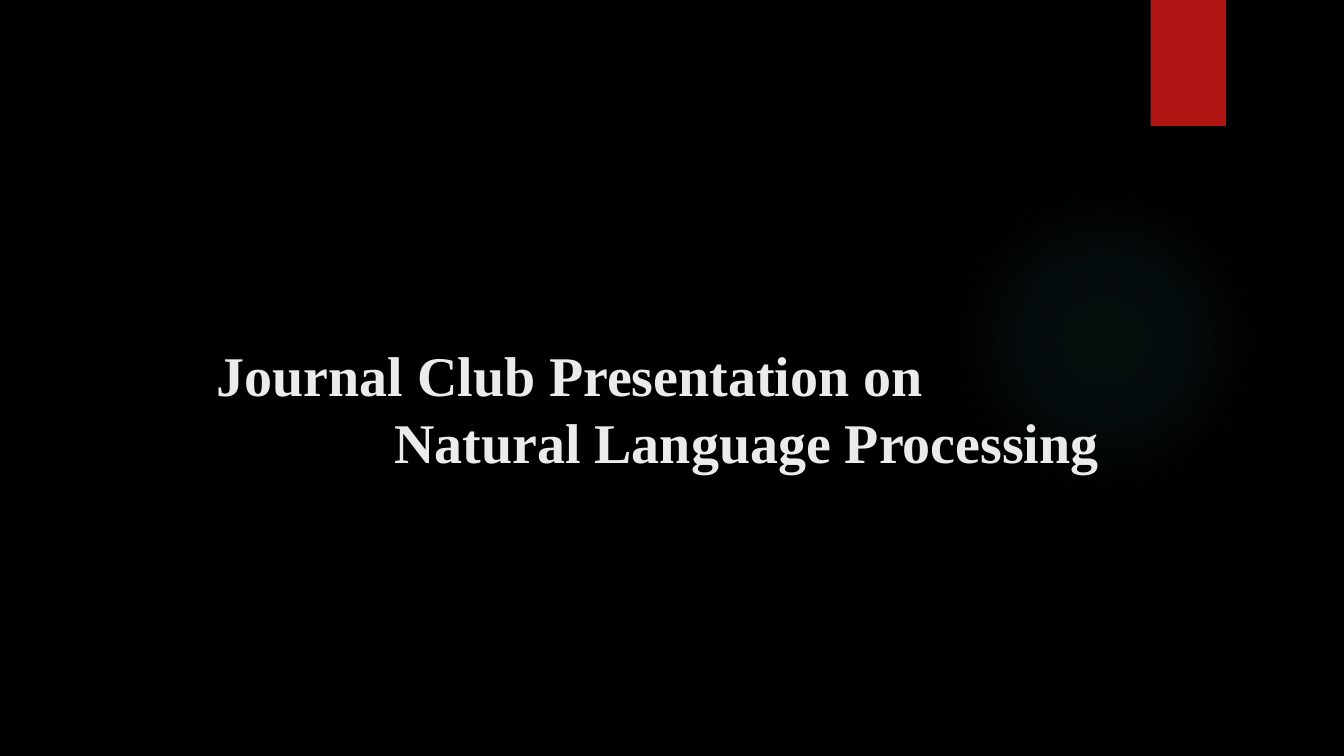
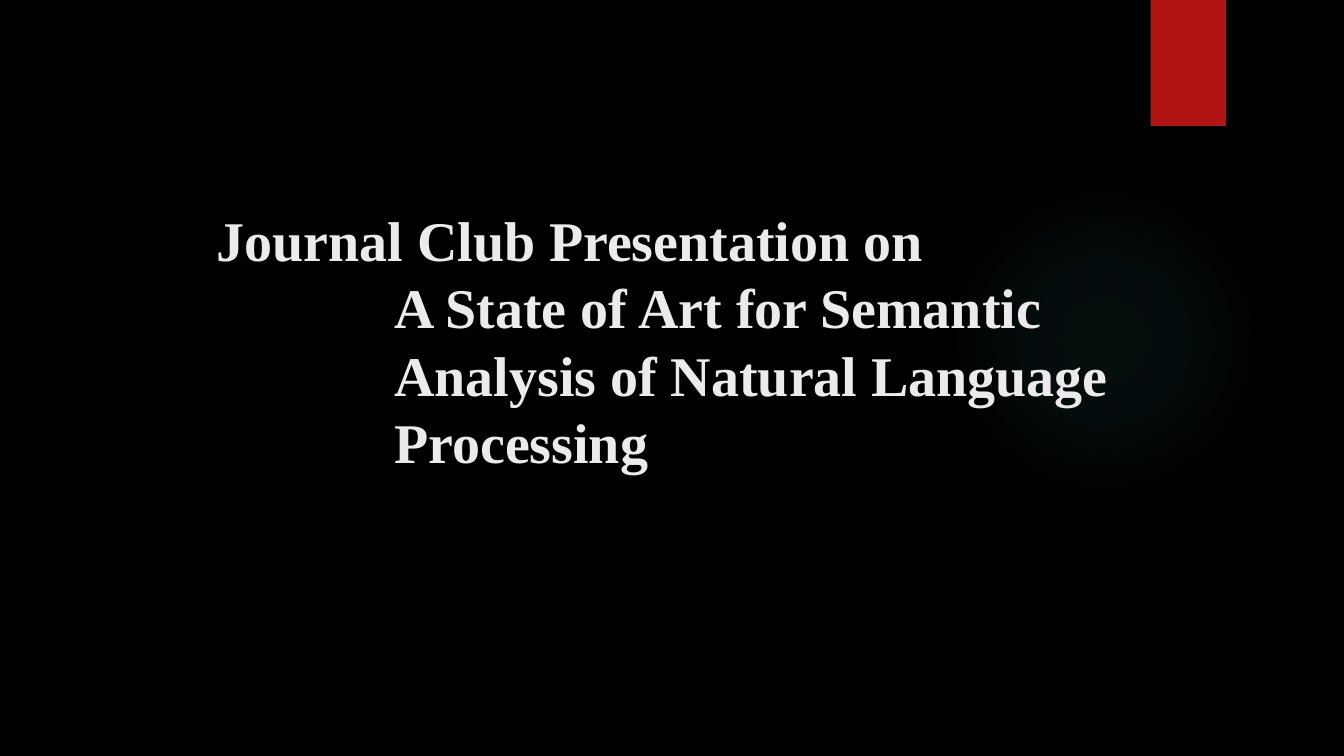
Before and after one commit to GopiAchyutha-16327151/Journal-club-presentation, a slide deck: slide 1 of NLP Presentation.pptx. Drawn at 1344x756 pixels with LibreOffice and Linux fonts; fonts in the diff are those of the drawing; background and template pictures are left out. Boxes give left, top, right and bottom in pixels: in the first picture for what was removed or moved away, otherwise in the second. Text is boxed around its words. In the diff, an @@ line names an element or a change of style, - is before the commit and + after.

```diff
--- a/NLP Presentation.pptx
+++ b/NLP Presentation.pptx
@@ title at box(217, 222, 1107, 473): text changed @@
-Journal Club Presentation on
-Natural Language Processing
+Journal Club Presentation on
+A State of Art for Semantic Analysis of Natural Language Processing
```
Also in this commit, not shown: 5 other slides changed, 3 slides added, 1 slide removed.
